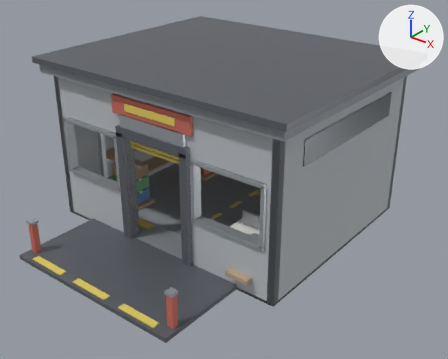
Two versions of the glTF model projects/rv/assets/models/rv/rv_warehouse.gltf, one commit apart.
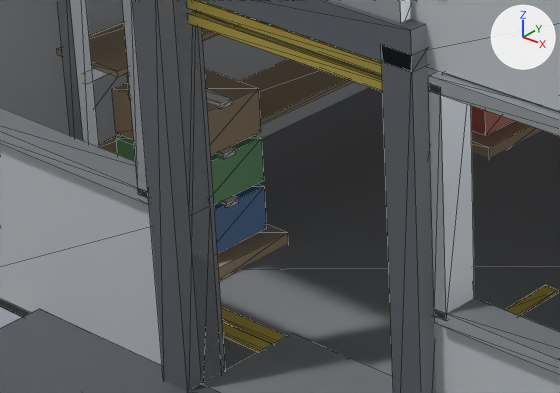
There are two pictures of each version: one whole from a 50 mm camera at (8.52, -10.92, 7.55) aimed at (0.43, -0.81, 1.28), one close up on the part from 19% to 50% of the width and 39% to 67% of the height. The lights are fixed; the arrows at upper right show +X, +Y and +Z. The last two pictures show the newer version. The close-ups show mesh edges as thin lines. Vertices at exactly the same position are counted once.

The first close-up shows 'RV_Warehouse'.
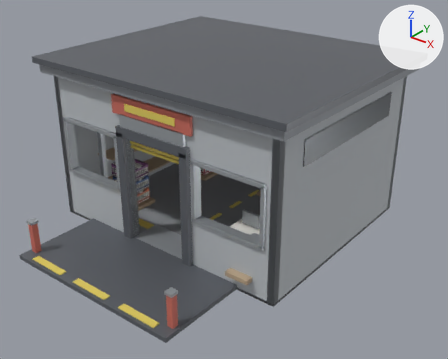
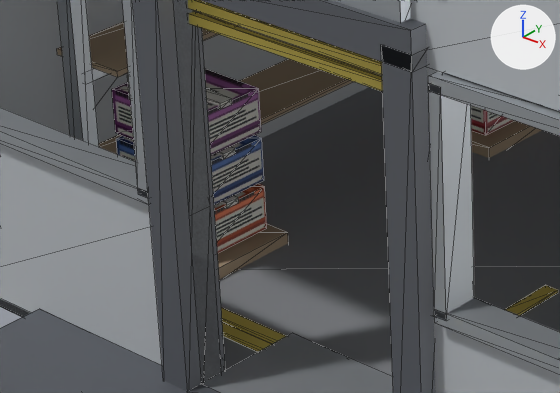
What the commit changed:
Picture 'rv_products.png' (img_rv_products_png) is new.
Material 'wh_product' (mat_wh_product) is new.
Its texture is img_rv_products_png.
Its metallic is 0.02.
Its roughness is 0.6.
me_rv_warehouse has 1164 vertices, 1800 faces and spans x -3.4..3.4, y -4.7..2.9, z -0.61..3.97.
me_rv_warehouse is used by ob_rv_warehouse; location (0.0, 0.0, 0.0).
me_rv_warehouse part 1: the loose piece of 8 vertices spanning x -2.5..-1.8, y -1.64..-1.06, z 0.85..1.15 is scaled about its middle by (1.29, 1.29, 0.4), then moved by (4.1, -0.1, -0.92).
me_rv_warehouse part 2: the loose piece of 8 vertices spanning x -2.3..-1.6, y 0.86..1.44, z 0.17..0.47 is scaled about its middle by (1.03, 0.172, 0.133), then moved by (-0.2, -2.5, 0.15).
me_rv_warehouse part 3: the loose piece of 8 vertices spanning x -1.1..1.1, y 2.08..2.1, z 2.33..2.51 is scaled about its middle by (0.327, 5, 0.222), then moved by (-2.15, -3.44, -1.61).
me_rv_warehouse part 4: the loose piece of 8 vertices spanning x -2.28..-2.26, y -1.3..-0.7, z 2.2..2.4 is scaled about its middle by (36, 0.167, 0.2), then moved by (0.12, -0.35, -1.15).
me_rv_warehouse part 5: the loose piece of 8 vertices spanning x -2.51..-1.79, y -1.4..-1.3, z 0.45..0.49 is moved by (4.1, -0.1, 0.0).
me_rv_warehouse part 6: the loose piece of 8 vertices spanning x -2.51..-1.79, y -1.4..-1.3, z 0.79..0.83 is moved by (4.1, -0.1, 0.0).
me_rv_warehouse part 7: the loose piece of 8 vertices spanning x -2.51..-1.79, y -1.4..-1.3, z 1.13..1.17 is scaled about its middle by (0.472, 0.2, 4), then moved by (4.1, -0.4, -0.27).
me_rv_warehouse part 8: 48 of 1164 vertices moved; they spanned x 1.2..2.99, y -2.44..-1.16, z 0.06..1.34 and now span x -2.85..2.13, y -2.35..1.64, z 0.06..1.34; mean shift (-3.1, 1.1, -0.39); largest move (2.99, -1.58, 1.05) -> (-2.34, -2.33, 0.28).
me_rv_warehouse part 9: 40 of 1164 vertices moved; they spanned x -2.85..-1.8, y -2.42..-1.06, z 0.06..0.81 and now span x -2.5..1.77, y -1.64..1.77, z 0.51..1.99; mean shift (1.04, 2.17, 0.69); largest move (-2.58, -2.4, 0.4) -> (1.63, 1.77, 1.99).
me_rv_warehouse part 10: 12 of the faces centred in x -2.3..-1.6, y 0.86..1.44, z 0.17..0.47 switch from mat_wh_red (red #ce6f61) to mat_wh_white (white #f1f0ea).
me_rv_warehouse part 11: 12 of the faces centred in x -2.76..-2.34, y -2.35..-2.33, z 0.22..0.28 switch from mat_wh_white (white #f1f0ea) to mat_wh_product (picture img_rv_products_png).
me_rv_warehouse part 12: 12 of the faces centred in x 1.3..1.79, y -2.44..-2.42, z 0.4..0.45 switch from mat_wh_white (white #f1f0ea) to mat_wh_product (picture img_rv_products_png).
me_rv_warehouse part 13: all 60 faces that had it switch from mat_wh_blue (blue #5986bc) to mat_wh_product (picture img_rv_products_png).
me_rv_warehouse part 14: all 12 faces that had it switch from mat_wh_green (green #76b17c) to mat_wh_product (picture img_rv_products_png).
me_rv_warehouse part 15: texture (UV) coordinates changed.

What differs and where, as boxes (x1, y1, x2, y2) in the close-ups (560 x 393 px; the box of a moved part takes in the faces that stretch with it):
'RV_Warehouse', reshaped, recoloured, surface changed
    both: (0, 0, 560, 393)
part 1 of me_rv_warehouse, moved or reshaped (not visible afterwards)
    before: (112, 69, 261, 155)
part 2 of me_rv_warehouse, moved or reshaped
    before: (471, 106, 515, 135)
    after: (219, 195, 239, 208)
part 3 of me_rv_warehouse, moved or reshaped (not visible before)
    after: (216, 146, 235, 159)
part 4 of me_rv_warehouse, moved or reshaped (not visible before)
    after: (206, 89, 232, 109)
part 5 of me_rv_warehouse, moved or reshaped (not visible afterwards)
    before: (219, 195, 239, 208)
part 6 of me_rv_warehouse, moved or reshaped (not visible afterwards)
    before: (216, 146, 235, 159)
part 7 of me_rv_warehouse, moved or reshaped (not visible afterwards)
    before: (206, 89, 232, 109)
part 8 of me_rv_warehouse, moved or reshaped (not visible before)
    after: (214, 106, 515, 253)
part 9 of me_rv_warehouse, moved or reshaped
    before: (116, 135, 267, 253)
    after: (112, 69, 264, 205)
part 10 of me_rv_warehouse, recoloured
    before: (471, 106, 515, 135)
    after: (219, 195, 239, 208)
part 11 of me_rv_warehouse, recoloured
    after: (116, 135, 264, 205)
part 12 of me_rv_warehouse, recoloured
    after: (214, 184, 267, 253)
part 13 of me_rv_warehouse, recoloured
    before: (214, 184, 267, 253)
    after: (112, 69, 515, 155)
part 14 of me_rv_warehouse, recoloured (green)
    before: (116, 135, 264, 205)
